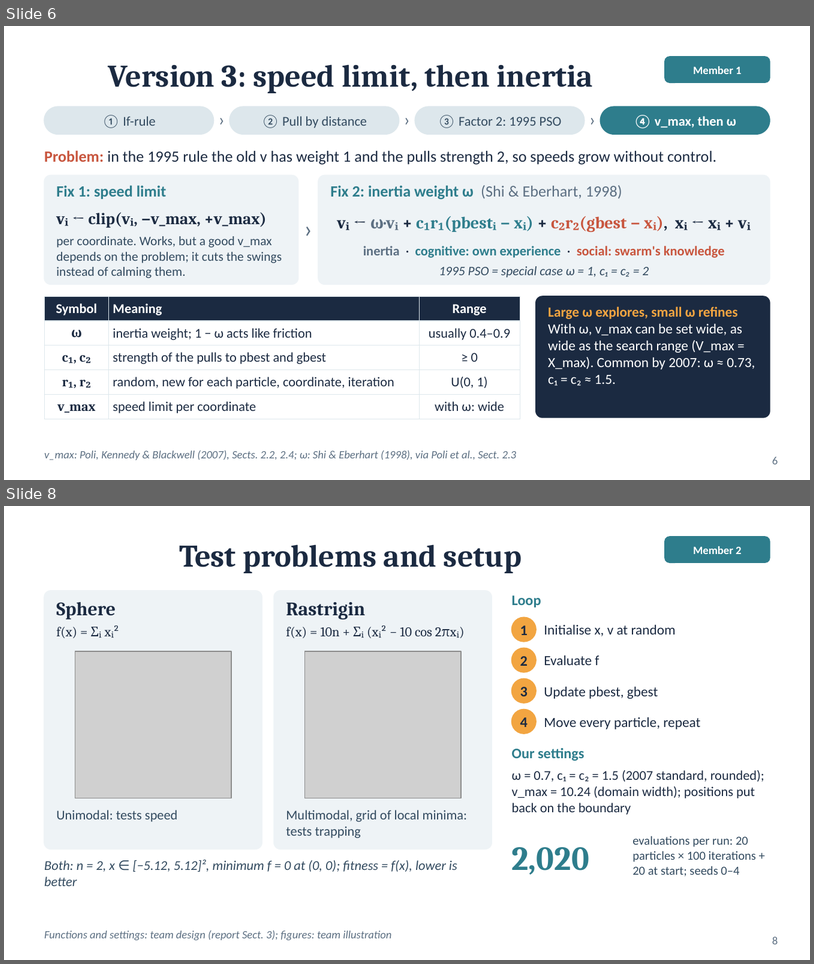
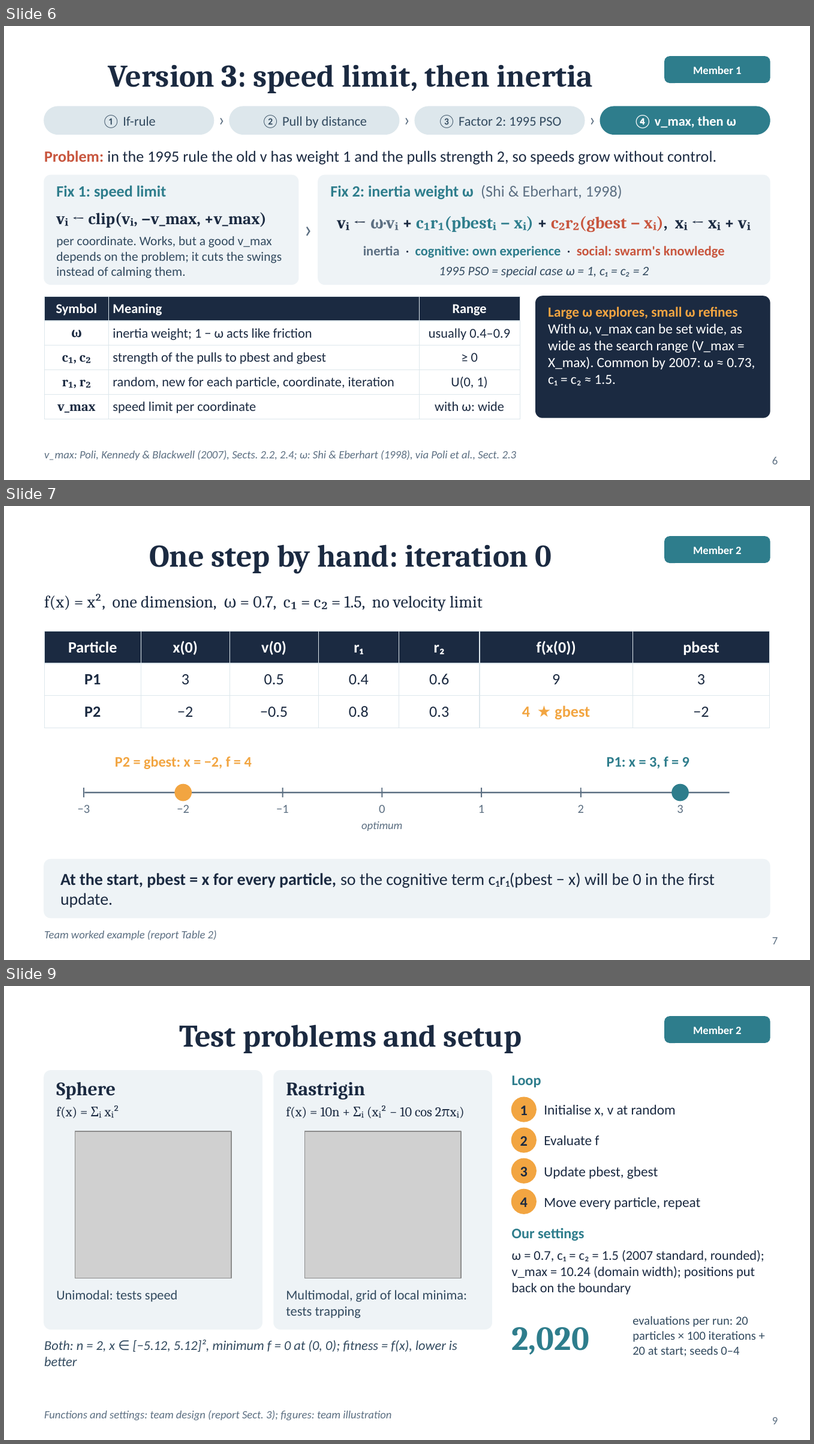
Before and after one commit to huynhhuuphucminh/Seminar-AI, a slide deck: slides/Slide_Seminar_PSO.pptx. Shown one above the other, each under a label of ours: slides 6 and 8 before the commit, slides 6, 7 and 9 after it; the slides between them are not shown. The pictures are 814x964 and 814x1444 pixels, drawn with LibreOffice and Linux fonts; fonts in the diff are those of the drawing; grey boxes stand for pictures. Boxes give left, top, right and bottom in pixels: in the first picture for what was removed or moved away, otherwise in the second. Text is boxed around its words. In the diff, an @@ line names an element or a change of style, - is before the commit and + after.

```diff
--- a/slides/Slide_Seminar_PSO.pptx
+++ b/slides/Slide_Seminar_PSO.pptx
@@ slide 7 added at (4,506,810,960), background #FFFFFF @@
@@ rounded rectangle added at (665,537,770,562), fill #2E7D8C, outline #2E7D8C 1 pt @@
@@ text added at (149,544,552,574), 28 pt, text #1B2A41, bold @@
+One step by hand: iteration 0
@@ text added at (693,546,741,554), 10 pt, text #FFFFFF, bold @@
+Member 2
@@ text added at (44,594,483,611), 15 pt, text #1B2A41 @@
+f(x) = x², one dimension, ω = 0.7, c₁ = c₂ = 1.5, no velocity limit
@@ table added at (44,631,770,722), 3 rows, 7 columns @@
+Particle | x(0) | v(0) | r₁ | r₂ | f(x(0)) | pbest
+P1 | 3 | 0.5 | 0.4 | 0.6 | 9 | 3
+P2 | −2 | −0.5 | 0.8 | 0.3 | 4 ★ gbest | −2
@@ text added at (115,756,252,769), 13 pt, text #F2A541, bold @@
+P2 = gbest: x = −2, f = 4
@@ text added at (607,756,690,768), 13 pt, text #2E7D8C, bold @@
+P1: x = 3, f = 9
@@ line added from (84, 787) to (84, 797), #5C6F82 1 pt @@
@@ line added from (84, 792) to (730, 792), #5C6F82 1.25 pt @@
@@ ellipse added at (175,784,191,801), fill #F2A541, outline #F2A541 1 pt @@
@@ line added from (183, 787) to (183, 797), #5C6F82 1 pt @@
@@ line added from (283, 787) to (283, 797), #5C6F82 1 pt @@
@@ line added from (382, 787) to (382, 797), #5C6F82 1 pt @@
@@ line added from (482, 787) to (482, 797), #5C6F82 1 pt @@
@@ line added from (581, 787) to (581, 797), #5C6F82 1 pt @@
@@ ellipse added at (672,784,689,801), fill #2E7D8C, outline #2E7D8C 1 pt @@
@@ line added from (681, 787) to (681, 797), #5C6F82 1 pt @@
@@ text added at (78,804,90,813), 11 pt, text #5C6F82 @@
+−3
@@ text added at (177,804,189,813), 11 pt, text #5C6F82 @@
+−2
@@ text added at (276,805,289,813), 11 pt, text #5C6F82 @@
+−1
@@ text added at (379,804,385,813), 11 pt, text #5C6F82 @@
+0
@@ text added at (479,805,485,813), 11 pt, text #5C6F82 @@
+1
@@ text added at (578,804,584,813), 11 pt, text #5C6F82 @@
+2
@@ text added at (677,804,683,813), 11 pt, text #5C6F82 @@
+3
@@ text added at (362,821,402,831), 10 pt, text #5C6F82, italic @@
+optimum
@@ rounded rectangle added at (44,859,770,917), fill #EEF3F6, outline #EEF3F6 1 pt @@
@@ text added at (60,872,715,907), 15 pt, text #1B2A41 @@
+At the start, pbest = x for every particle, so the cognitive term c₁r₁(pbest − x) will be 0 in the first update.
@@ text added at (44,930,217,940), 10 pt, text #5C6F82, italic @@
+Team worked example (report Table 2)
@@ page number added at (773,937,778,944), 10 pt, text #5C6F82 @@
+7
@@ what was slide 8 is now slide 9 @@
@@ page number at (773,1417,778,1424): text changed @@
-8
+9
```
Also in this commit, not shown: 2 slides changed, 4 other files.
